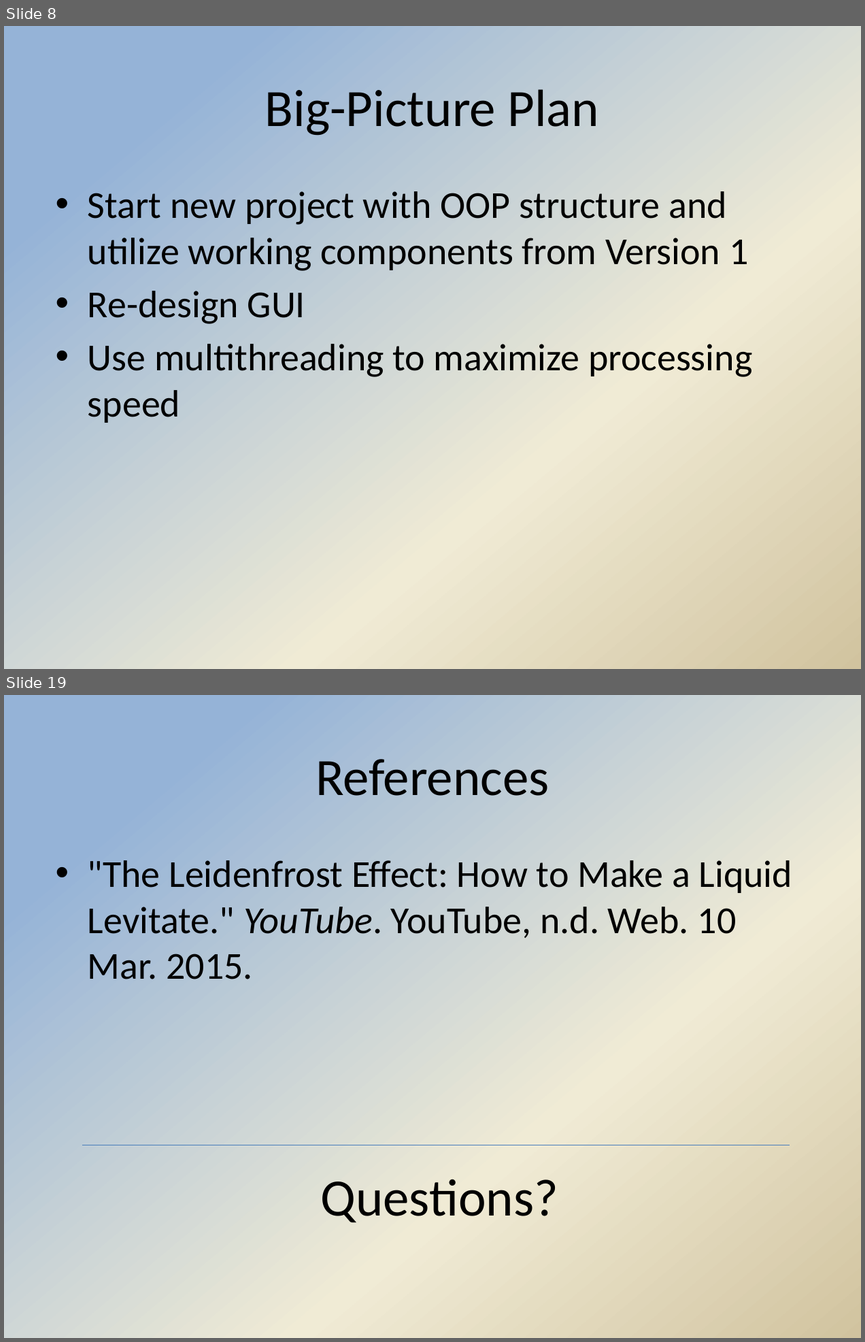
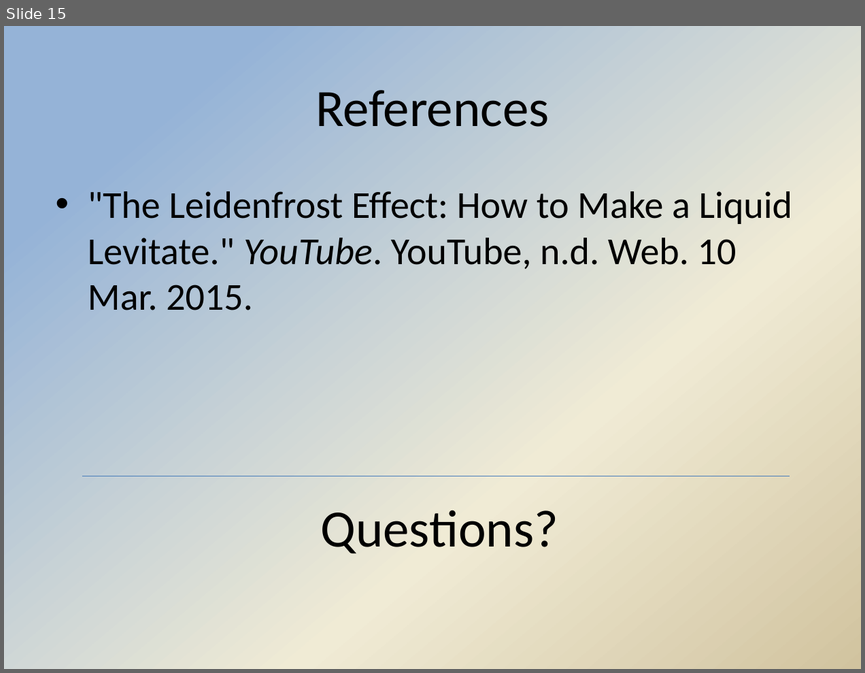
Before and after one commit to Hdtran89/ImageProcessing, a slide deck: A Team Documents/Final presentation.pptx. Shown one above the other, each under a label of ours: slides 8 and 19 before the commit, slide 15 after it; the slides between them are not shown. The pictures are 865x1342 and 865x673 pixels, drawn with LibreOffice and Linux fonts; fonts in the diff are those of the drawing; background and template pictures are left out. Boxes give left, top, right and bottom in pixels: in the first picture for what was removed or moved away, otherwise in the second. Text is boxed around its words. In the diff, an @@ line names an element or a change of style, - is before the commit and + after.

```diff
--- a/A Team Documents/Final presentation.pptx
+++ b/A Team Documents/Final presentation.pptx
@@ slide 8 removed at [4,26,861,669], background gradient #95B3D7 to #F0EBD5 to #D1C39F @@
@@ title removed at [265,89,600,135] @@
-Big-Picture Plan
@@ text removed at [88,191,752,422] @@
-• Start new project with OOP structure and utilize working components from Version 1
-• Re-design GUI
-• Use multithreading to maximize processing speed
@@ what was slide 19 is now slide 15 @@
```
Also in this commit, not shown: 1 slide changed, 9 slides added, 13 other slides removed.
